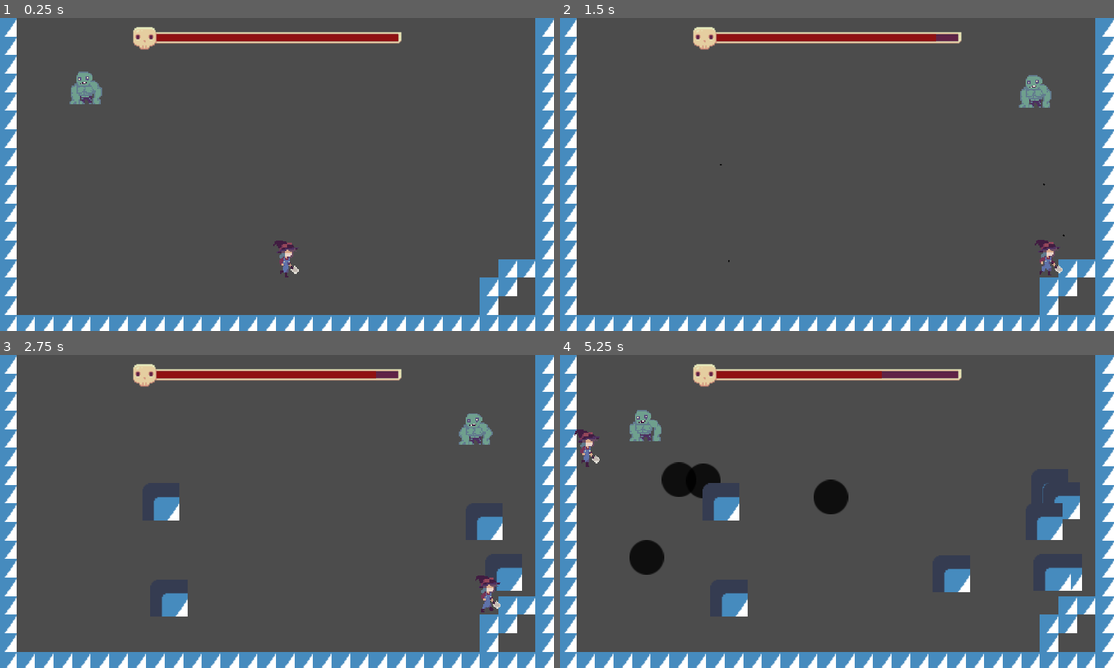
Above: before the commit, frames 1-4 (two rows, left to right).
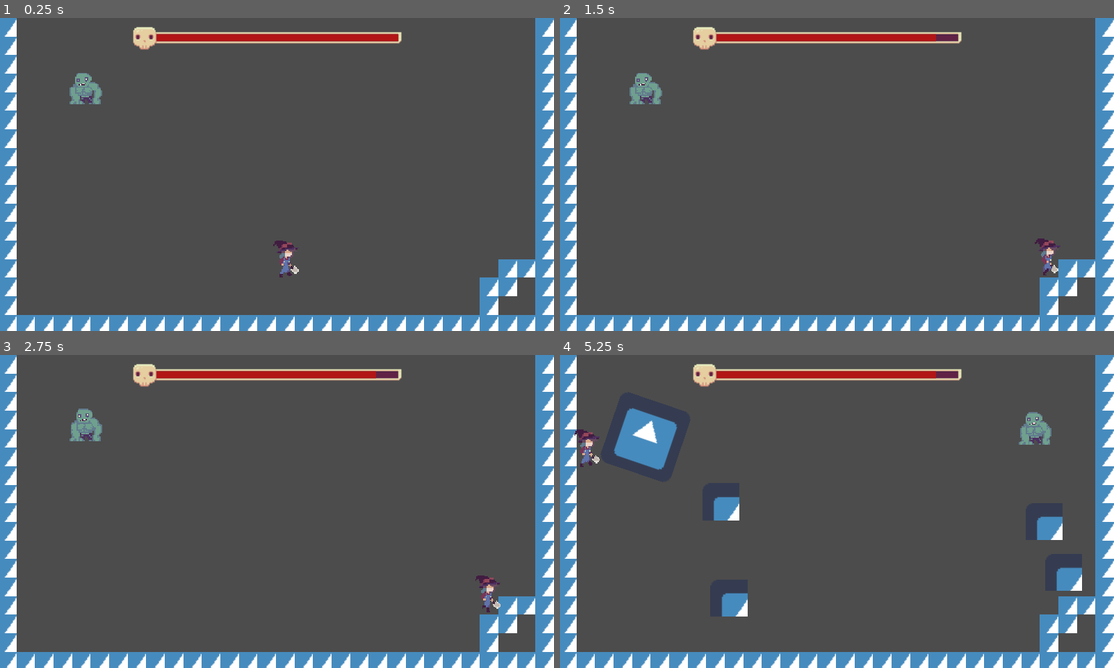
Above: after the commit, the same moments.

Repository: CrushLite/trijam2021
Game: Godot game, scene res://Scenes/World.tscn
Same seed, same stepped clock (60 frames per second), same inputs: the game is played once before the commit and once after it. The engine's default icon, where the game draws it, is replaced by a stand-in: a white triangle on a blue panel in a dark square.
Inputs (mouse positions are in pixels of both pictures, inside the frame that each line leads up to):
- Up to frame 1 (0.25 s): no input
- Up to frame 2 (1.5 s): tap Enter (ui_accept) at 0.5, 0.77 s; move the mouse to (958, 158) at 0.52 s; hold Right (ui_right) 0.53-1.28 s; click (958, 158) at 0.67 s; move the mouse to (726, 190) at 1.27 s; hold Down (ui_down) from 1.28 s (still down)
- Up to frame 3 (2.75 s): tap Enter (ui_accept) at 1.52 s; move the mouse to (332, 442) at 2.02 s; release Down (ui_down) at 2.03 s; hold Right (ui_right) from 2.03 s (still down)
- Up to frame 4 (5.25 s): move the mouse to (809, 574) at 2.77 s; release Right (ui_right) at 2.78 s; hold Up (ui_up) 2.78-3.53 s; click (809, 574) at 2.92 s; tap Enter (ui_accept) at 3.02, 3.77, 4.52 s; move the mouse to (1003, 558) at 3.52 s; hold Left (ui_left) 3.53-5.03 s; move the mouse to (670, 464) at 4.27 s; move the mouse to (864, 511) at 5.02 s; hold Down (ui_down) from 5.03 s (still down); click (864, 511) at 5.17 s

The runs differ from the first frame. In frame 1, 1.0% of the frame differs, in the area x 12-72%, y 5-83%; in frame 2, 1.9%; in frame 3, 3.1%; in frame 4, 5.7%, in the area x 3-94%, y 5-76%.

Commit message:
added tileset

Diff:
--- /dev/null
+++ b/TriJam2021/Art/Tileset/Tileset.tres
@@ -0,0 +1,29 @@
+[gd_resource type="TileSet" load_steps=3 format=2]
+
+[ext_resource path="res://Art/icon.png" type="Texture" id=1]
+
+[sub_resource type="ConvexPolygonShape2D" id=4]
+points = PoolVector2Array( 16, 16, 0, 16, 0, 0, 16, 0 )
+
+[resource]
+1/name = "icon.png 1"
+1/texture = ExtResource( 1 )
+1/tex_offset = Vector2( 0, 0 )
+1/modulate = Color( 1, 1, 1, 1 )
+1/region = Rect2( 16, 16, 16, 16 )
+1/tile_mode = 0
+1/occluder_offset = Vector2( 0, 0 )
+1/navigation_offset = Vector2( 0, 0 )
+1/shape_offset = Vector2( 0, 0 )
+1/shape_transform = Transform2D( 1, 0, 0, 1, 0, 0 )
+1/shape = SubResource( 4 )
+1/shape_one_way = false
+1/shape_one_way_margin = 1.0
+1/shapes = [ {
+"autotile_coord": Vector2( 0, 0 ),
+"one_way": false,
+"one_way_margin": 1.0,
+"shape": SubResource( 4 ),
+"shape_transform": Transform2D( 1, 0, 0, 1, 0, 0 )
+} ]
+1/z_index = 0
--- a/TriJam2021/Scenes/Player.tscn
+++ b/TriJam2021/Scenes/Player.tscn
@@ -18,7 +18,7 @@
 [node name="AnimatedSprite" type="AnimatedSprite" parent="."]
 frames = ExtResource( 1 )
 animation = "Walk"
-frame = 3
+frame = 1
 playing = true
 
 [node name="Bullets" type="Node" parent="."]
--- a/TriJam2021/Scenes/World.tscn
+++ b/TriJam2021/Scenes/World.tscn
@@ -1,37 +1,11 @@
-[gd_scene load_steps=10 format=2]
+[gd_scene load_steps=8 format=2]
 
 [ext_resource path="res://Scenes/Player.tscn" type="PackedScene" id=1]
 [ext_resource path="res://Scenes/Zombie.tscn" type="PackedScene" id=2]
-[ext_resource path="res://Art/icon.png" type="Texture" id=3]
+[ext_resource path="res://Art/Tileset/Tileset.tres" type="TileSet" id=3]
 [ext_resource path="res://Scenes/Rock.tscn" type="PackedScene" id=4]
 [ext_resource path="res://Art/Sprites/HP_bar-prog.png" type="Texture" id=5]
 [ext_resource path="res://Art/Sprites/HP_bar-Sheet.png" type="Texture" id=6]
-
-[sub_resource type="ConvexPolygonShape2D" id=4]
-points = PoolVector2Array( 16, 16, 0, 16, 0, 0, 16, 0 )
-
-[sub_resource type="TileSet" id=2]
-1/name = "icon.png 1"
-1/texture = ExtResource( 3 )
-1/tex_offset = Vector2( 0, 0 )
-1/modulate = Color( 1, 1, 1, 1 )
-1/region = Rect2( 16, 16, 16, 16 )
-1/tile_mode = 0
-1/occluder_offset = Vector2( 0, 0 )
-1/navigation_offset = Vector2( 0, 0 )
-1/shape_offset = Vector2( 0, 0 )
-1/shape_transform = Transform2D( 1, 0, 0, 1, 0, 0 )
-1/shape = SubResource( 4 )
-1/shape_one_way = false
-1/shape_one_way_margin = 1.0
-1/shapes = [ {
-"autotile_coord": Vector2( 0, 0 ),
-"one_way": false,
-"one_way_margin": 1.0,
-"shape": SubResource( 4 ),
-"shape_transform": Transform2D( 1, 0, 0, 1, 0, 0 )
-} ]
-1/z_index = 0
 
 [sub_resource type="RectangleShape2D" id=3]
 extents = Vector2( 220.175, 70.6953 )
@@ -39,7 +13,7 @@
 [node name="World" type="Node2D"]
 
 [node name="TileMap" type="TileMap" parent="."]
-tile_set = SubResource( 2 )
+tile_set = ExtResource( 3 )
 cell_size = Vector2( 16, 16 )
 format = 1
 tile_data = PoolIntArray( -65536, 1, 0, -65535, 1, 0, -65534, 1, 0, -65533, 1, 0, -65532, 1, 0, -65531, 1, 0, -65530, 1 …(1308 unchanged characters)…
@@ -97,7 +71,7 @@
 value = 10.0
 texture_under = ExtResource( 6 )
 texture_progress = ExtResource( 5 )
-tint_progress = Color( 0.568627, 0.0705882, 0.0705882, 1 )
+tint_progress = Color( 0.701961, 0.0862745, 0.0862745, 1 )
 nine_patch_stretch = true
 stretch_margin_left = 26
 stretch_margin_right = 14
--- a/TriJam2021/Scenes/Zombie.tscn
+++ b/TriJam2021/Scenes/Zombie.tscn
@@ -16,12 +16,13 @@
 [node name="AnimatedSprite" type="AnimatedSprite" parent="."]
 frames = ExtResource( 1 )
 animation = "idle"
-frame = 1
 playing = true
 
 [node name="Bullets" type="Node" parent="."]
 
 [node name="MoveTimer" type="Timer" parent="."]
-wait_time = 1.438
+wait_time = 2.843
 autostart = true
+
+[connection signal="animation_finished" from="AnimatedSprite" to="." method="_on_AnimatedSprite_animation_finished"]
 [connection signal="timeout" from="MoveTimer" to="." method="_on_MoveTimer_timeout"]
--- a/TriJam2021/Scripts/Player.gd
+++ b/TriJam2021/Scripts/Player.gd
@@ -6,6 +6,9 @@
 
 export var speed = 400
 export(PackedScene) var projectile
+
+
+var health = 1
 
 
 func _physics_process(delta):
@@ -21,7 +24,6 @@
 		spawn_bullet()
 
 
-var health = 3
 func damage(amt):
 	health -= amt
 	if health <= 0:
--- a/TriJam2021/Scripts/Zombie.gd
+++ b/TriJam2021/Scripts/Zombie.gd
@@ -66,6 +66,7 @@
 func _on_MoveTimer_timeout():
 	move_to_position_closest_to_player()
 #	clear_rocks()
+	$AnimatedSprite.play("Rock Throw")
 	rock_throw()
 #	move_to_random_position()
 
@@ -172,3 +173,8 @@
 #		var obj_size := Vector2(2, 2)
 #		var placement_pos := get_placement_pos(area_pos, area_size, obj_size, true)
 #		print("placement_pos: ", placement_pos)
+
+
+func _on_AnimatedSprite_animation_finished():
+	$AnimatedSprite.play("idle")
+	pass # Replace with function body.
